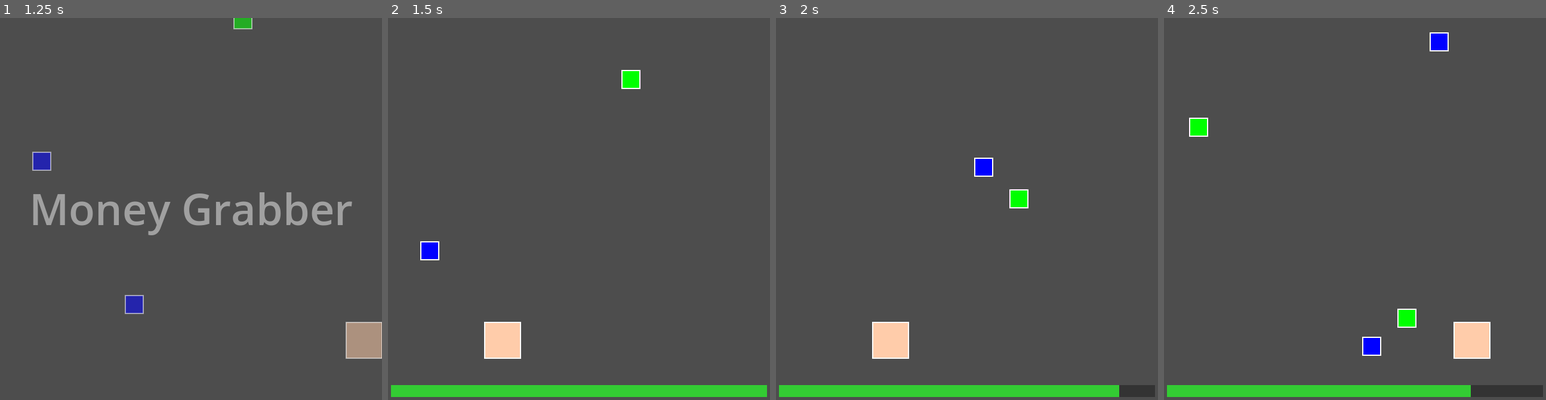
Above: before the commit, frames 1-4 (left to right).
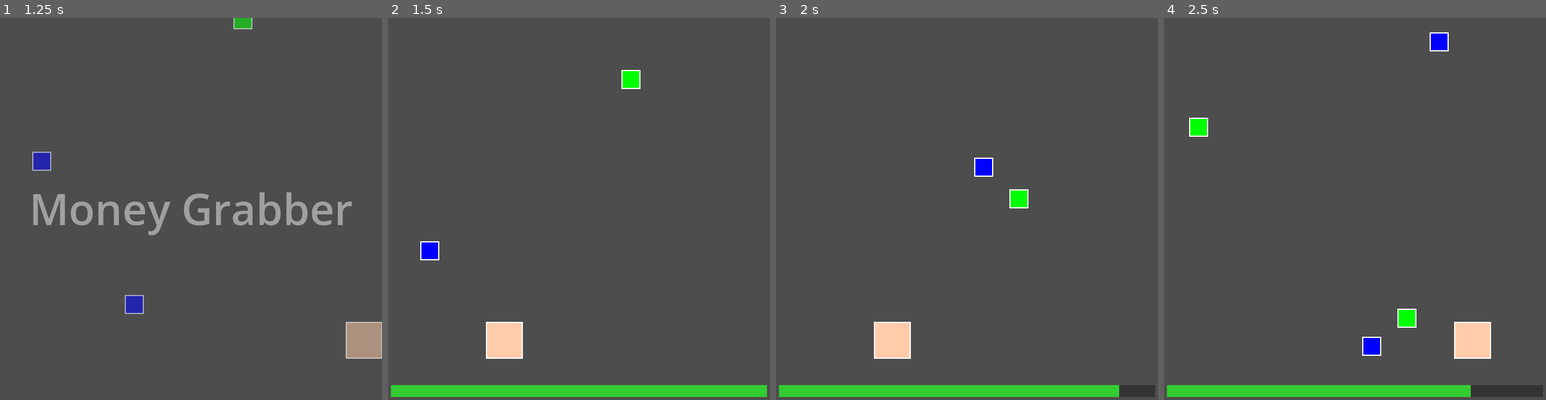
Above: after the commit, the same moments.

Repository: Tombarr/ai-microgames
Game: Godot game, scene res://main.tscn
Same seed, same stepped clock (60 frames per second), same inputs: the game is played once before the commit and once after it.
Inputs (mouse positions are in pixels of both pictures, inside the frame that each line leads up to):
- Up to frame 1 (1.25 s): move the mouse to (275, 189) at 0.52 s; hold D (move_right) from 0.53 s (still down); click (275, 189) at 0.67 s; tap Space (jump) at 0.77, 1.07 s
- Up to frame 2 (1.5 s): move the mouse to (502, 228) at 1.27 s; release D (move_right) at 1.28 s; hold S (move_down) from 1.28 s (still down); click (502, 228) at 1.42 s
- Up to frame 3 (2 s): keep holding S (move_down); tap Space (jump) at 1.52, 1.82 s
- Up to frame 4 (2.5 s): move the mouse to (1393, 124) at 2.02 s; release S (move_down) at 2.03 s; hold D (move_right) from 2.03 s (still down); click (1393, 124) at 2.17 s

Frame 1 is identical in both runs. In frame 2, 0.1% of the frame differs, in the area x 25-36%, y 79-90%; in frame 3, 0.1%; in frame 4, less than 0.1%.

Commit message:
fix: resolve money_grabber teleport and box_pusher gray screen bugs
Bug #1 - money_grabber teleportation (CRITICAL):
- Added deadzone check (5px) before mouse lerp activates
- Prevents hand snapping to mouse cursor when releasing arrow keys
- Clamp position in both keyboard and mouse branches

Bug #2 - box_pusher gray screen (CRITICAL):
- Fixed scene script path from non-existent micro_sokoban/main.gd
- Updated to correct path: box_pusher/main.gd
- Removed invalid UID reference

Both bugs identified by QA analysis. See QA_REPORT.md for details.

🤖 Generated with [Claude Code](https://claude.com/claude-code)

Co-Authored-By: Claude <noreply@anthropic.com>

Diff:
--- a/games/box_pusher/main.tscn
+++ b/games/box_pusher/main.tscn
@@ -1,6 +1,6 @@
 [gd_scene load_steps=2 format=3 uid="uid://d1qpuk2dst0au"]
 
-[ext_resource type="Script" uid="uid://bh35hqvx1onl4" path="res://games/micro_sokoban/main.gd" id="1_main"]
+[ext_resource type="Script" path="res://games/box_pusher/main.gd" id="1_main"]
 
 [node name="CyberCleanup" type="Node2D"]
 script = ExtResource("1_main")
--- a/games/money_grabber/main.gd
+++ b/games/money_grabber/main.gd
@@ -47,14 +47,16 @@
 		move_dir += 1.0
 
 	if move_dir != 0.0:
-		# Keyboard movement
+		# Keyboard movement - direct control
 		hand.position.x += move_dir * HAND_SPEED * speed_multiplier * delta
+		hand.position.x = clamp(hand.position.x, 30, viewport_size.x - 30)
 	else:
-		# Mouse/touch movement
+		# Mouse/touch movement - only if no keyboard input
 		var mouse_x = get_viewport().get_mouse_position().x
-		hand.position.x = lerp(hand.position.x, mouse_x, 30.0 * delta)
-
-	hand.position.x = clamp(hand.position.x, 30, viewport_size.x - 30)
+		# Only follow mouse if it's significantly different from current position
+		if abs(mouse_x - hand.position.x) > 5.0:
+			hand.position.x = lerp(hand.position.x, mouse_x, 30.0 * delta)
+			hand.position.x = clamp(hand.position.x, 30, viewport_size.x - 30)
 
 	# 2. Spawn Rubies
 	spawn_timer -= delta
